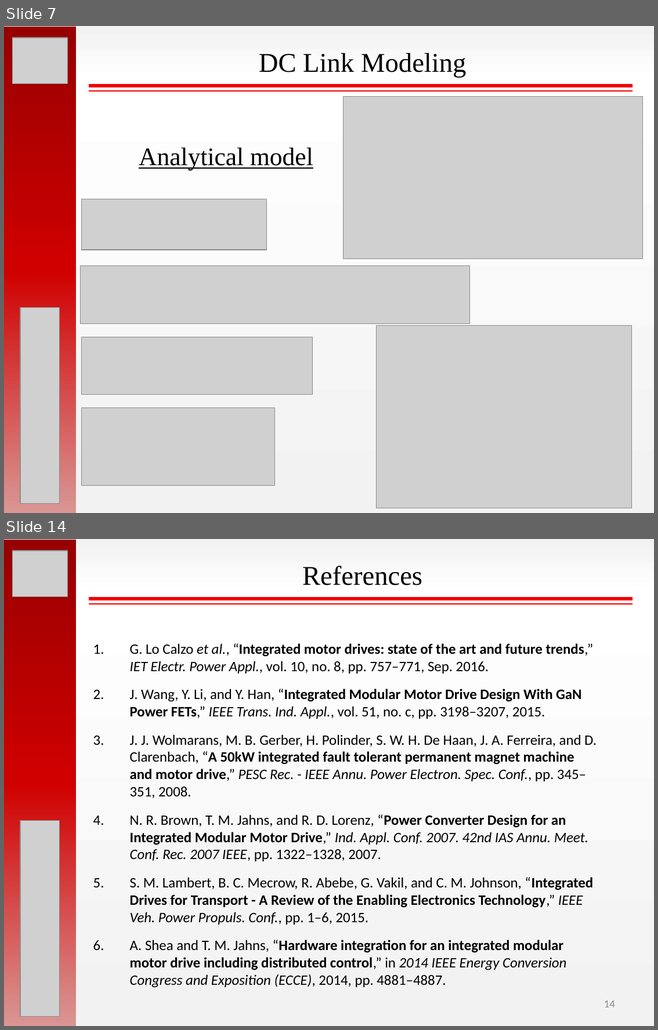
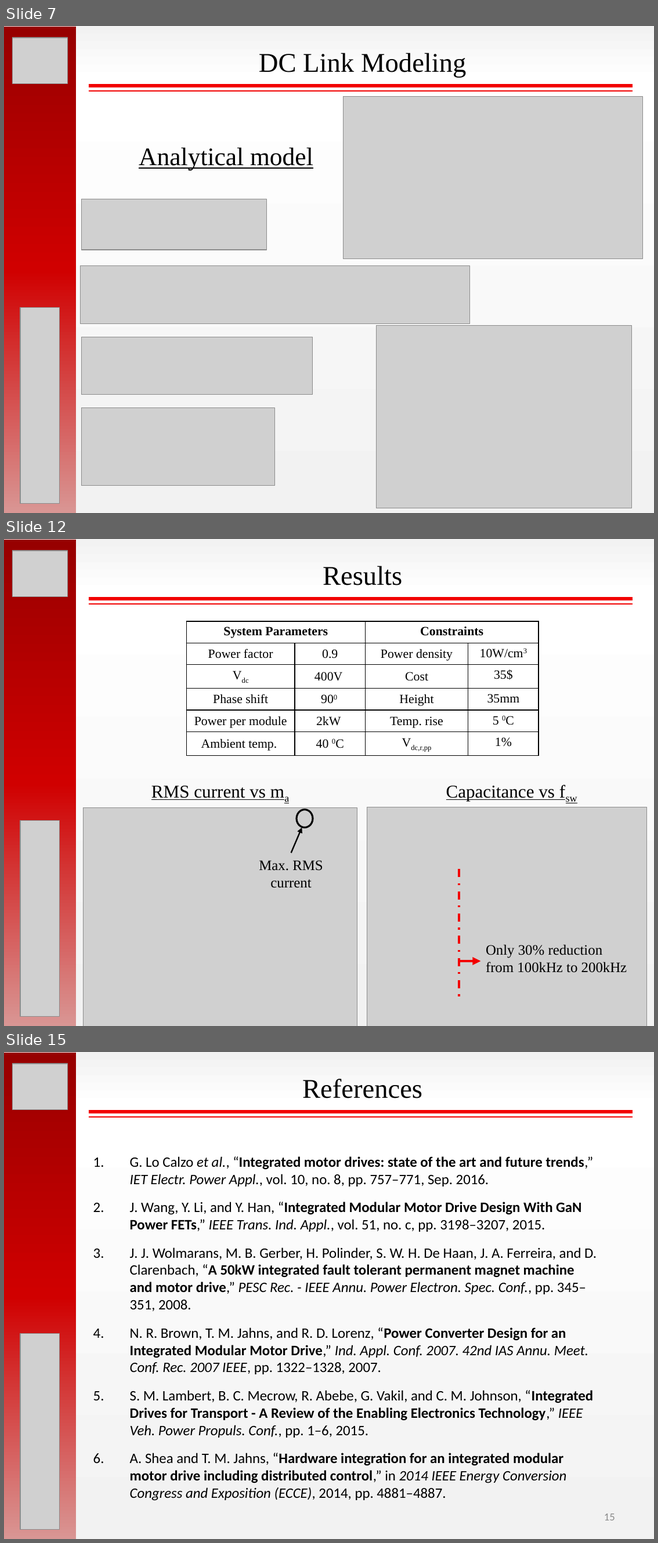
Before and after one commit to hakanpolat/IMMD, a slide deck: ISIE 2017/sunum/ISIE2017_OralPres_Mesut_Uğur.pptx. Shown one above the other, each under a label of ours: slides 7 and 14 before the commit, slides 7, 12 and 15 after it; the slides between them are not shown. The pictures are 658x1030 and 658x1543 pixels, drawn with LibreOffice and Linux fonts; fonts in the diff are those of the drawing; grey boxes stand for pictures. Boxes give left, top, right and bottom in pixels: in the first picture for what was removed or moved away, otherwise in the second. Text is boxed around its words. In the diff, an @@ line names an element or a change of style, - is before the commit and + after.

```diff
--- a/ISIE 2017/sunum/ISIE2017_OralPres_Mesut_Uğur.pptx
+++ b/ISIE 2017/sunum/ISIE2017_OralPres_Mesut_Uğur.pptx
@@ slide 12 added at bbox=[4, 539, 654, 1026], background gradient #F2F2F2 to #FFFFFF @@
@@ rectangle added at bbox=[4, 540, 76, 1026], fill gradient #970000 to #D00000 to #D99694 @@
@@ picture added at bbox=[13, 551, 68, 597] @@
@@ text added at bbox=[322, 566, 402, 585], 30 pt, text #000000 @@
+Results
@@ line added from (89, 599) to (632, 599), #F20000 4 pt @@
@@ line added from (89, 604) to (632, 604), #F20000 1.5 pt @@
@@ table added at bbox=[187, 621, 538, 754], 6 rows, 4 columns @@
+System Parameters |  | Constraints | 
+Power factor | 0.9 | Power density | 10W/cm3
+Vdc | 400V | Cost | 35$
+Phase shift | 900 | Height | 35mm
+Power per module | 2kW | Temp. rise | 5 0C
+Ambient temp. | 40 0C | Vdc,r,pp | 1%
@@ text added at bbox=[151, 785, 266, 800], 20 pt, text #000000, underline @@
+RMS current vs ma
@@ text added at bbox=[446, 785, 554, 801], 20 pt, text #000000, underline @@
+Capacitance vs fsw
@@ picture added at bbox=[83, 808, 357, 1026] @@
@@ ellipse added at bbox=[296, 810, 313, 828], outline #000000 2 pt @@
@@ picture added at bbox=[366, 808, 647, 1026] @@
@@ picture added at bbox=[20, 820, 59, 1016] @@
@@ arrow added from (291, 853) to (302, 827), #000000 1.5 pt @@
@@ text added at bbox=[259, 860, 322, 888], 16 pt, text #000000 @@
+Max. RMS current
@@ line added from (459, 869) to (459, 999), #F20000 2.25 pt dashed @@
@@ text added at bbox=[485, 944, 627, 973], 16 pt, text #000000 @@
+Only 30% reduction
+from 100kHz to 200kHz
@@ arrow added from (459, 961) to (480, 961), #F20000 3 pt @@
@@ what was slide 14 is now slide 15 @@
@@ page number at bbox=[604, 1514, 615, 1521]: text changed @@
-14
+15
```
Also in this commit, not shown: 6 slides changed, 2 other slides added, 2 slides removed.
